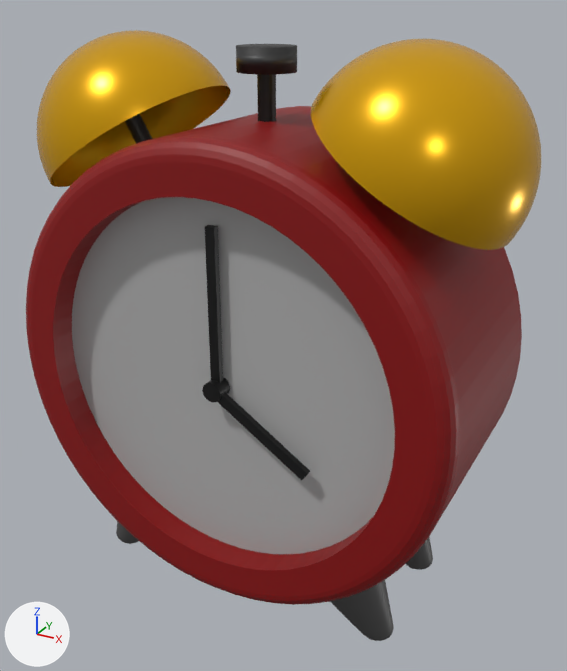
The Blender file models/budzik.blend: old version first, new version second.
Both versions are drawn from a camera (50 mm lens) standing at (0.259, -0.657, 0.563) and looking at (0.028, -0.236, 0.353). Arrows for +X, +Y and +Z are at lower left; the lights stay in place.
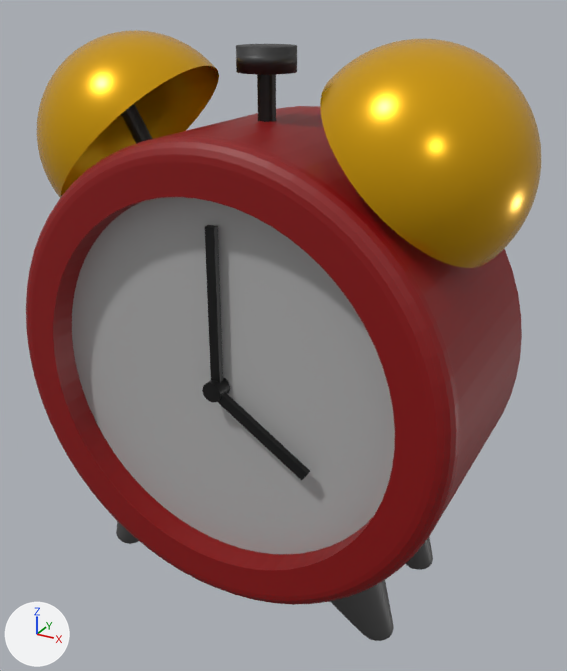
Where the change shows, as pixel boxes (x1, y1, x2, y2) in the pictures (567 x 671 px):
'Sphere', turned
    before: (37, 30, 541, 250)
    after: (37, 30, 541, 268)

What changed in the scene script:
```text
Change ob_sphere:
    ob_sphere.rotation_euler: (0.0, -0.568, 0.0) -> (0.0603, -0.782, 0.0104)  # degrees (0, -33, 0) -> degrees (3.5, -45, 0.6)
```
